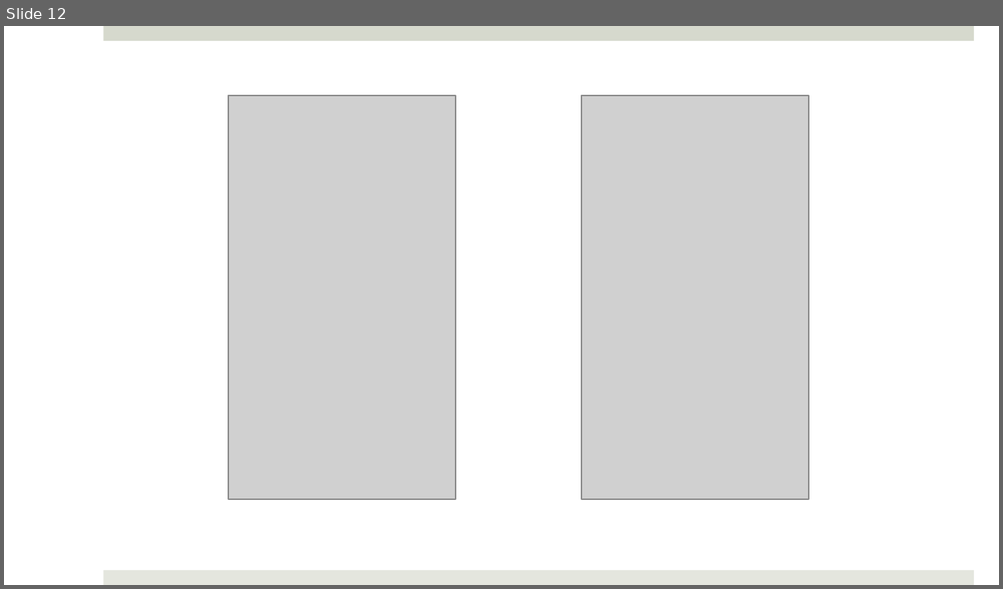
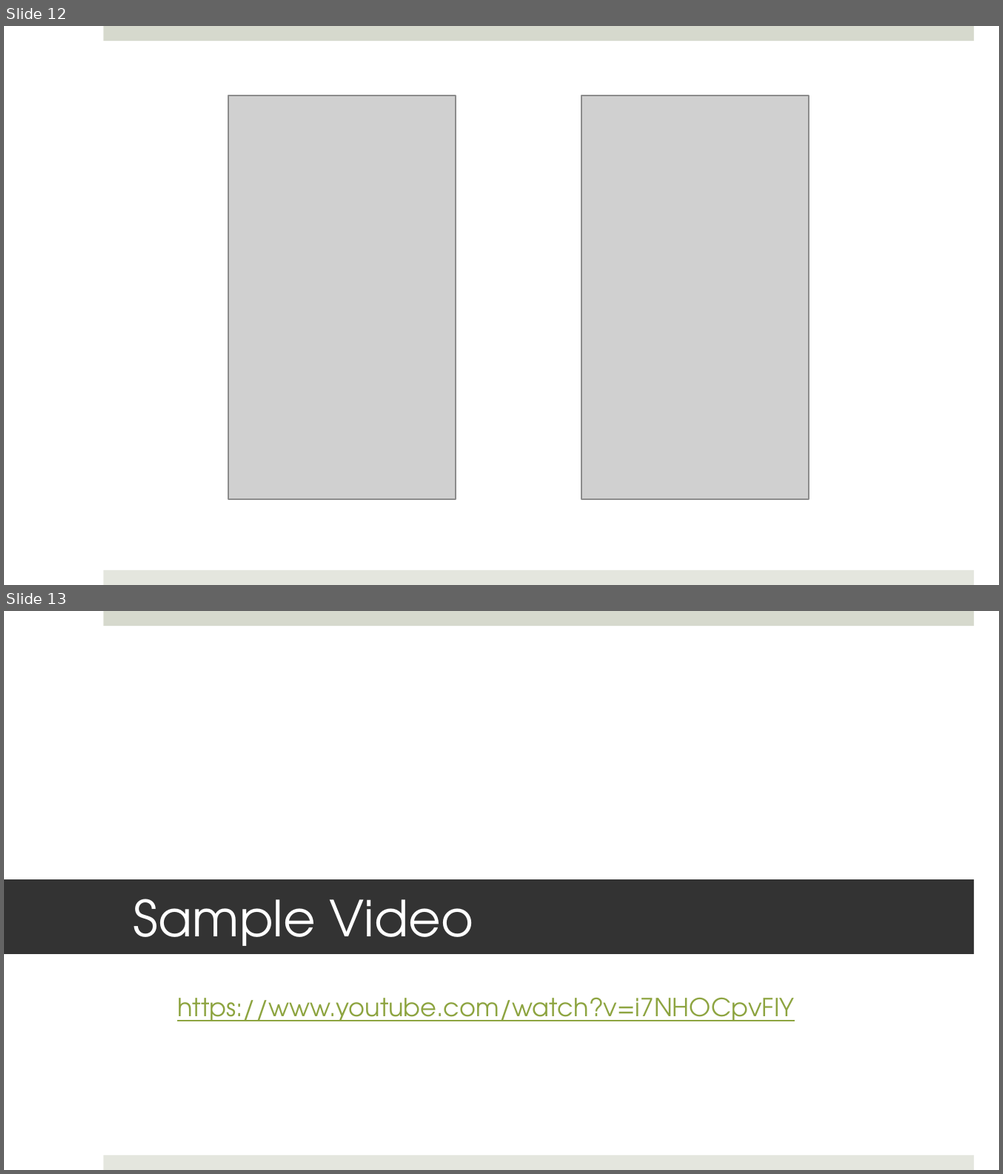
Before and after one commit to mistelip/SwarmPulse, a slide deck: Documents/presentation.pptx. Shown one above the other, each under a label of ours: slide 12 before the commit, slides 12 and 13 after it. The pictures are 1003x589 and 1003x1174 pixels, drawn with LibreOffice and Linux fonts; fonts in the diff are those of the drawing; grey boxes stand for pictures. Boxes give left, top, right and bottom in pixels: in the first picture for what was removed or moved away, otherwise in the second. Text is boxed around its words. In the diff, an @@ line names an element or a change of style, - is before the commit and + after.

```diff
--- a/Documents/presentation.pptx
+++ b/Documents/presentation.pptx
@@ slide 13 added at (4,611,999,1170), background #FFFFFF; not listed: 2 template elements that a slide beside it also shows @@
@@ title added at (4,880,973,954), fill #333333, 36 pt, text #FFFFFF @@
+Sample Video
@@ text added at (177,997,794,1022), 18 pt, text #8DA440, underline @@
+https://www.youtube.com/watch?v=i7NHOCpvFIY
```
Also in this commit, not shown: 2 slides changed, 21 other files.
